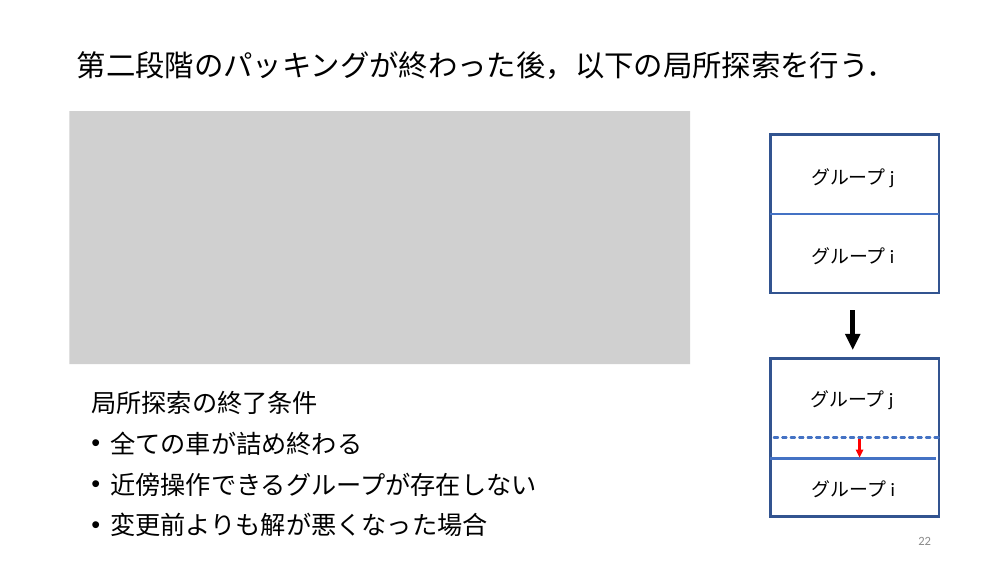
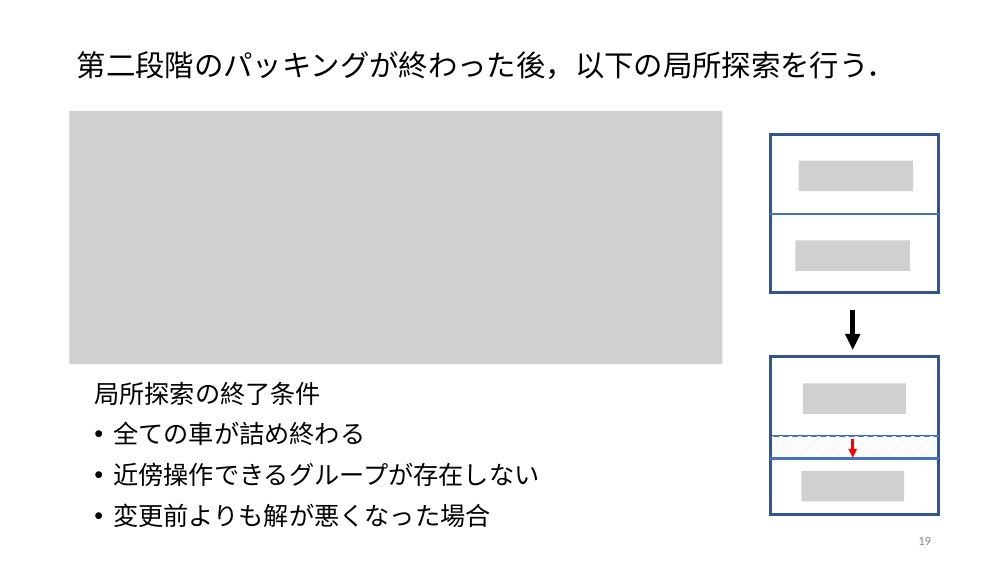
Before and after one commit to r-kurosu/kline, a slide deck: slide 19 of 卒論発表用スライド.pptx (slide 22 before the commit). Drawn at 1008x567 pixels with LibreOffice and Linux fonts; fonts in the diff are those of the drawing; grey boxes stand for pictures. Boxes give left, top, right and bottom in pixels: in the first picture for what was removed or moved away, otherwise in the second. Text is boxed around its words. In the diff, an @@ line names an element or a change of style, - is before the commit and + after.

```diff
--- a/卒論発表用スライド.pptx
+++ b/卒論発表用スライド.pptx
@@ picture: place and size @@
-picture at bbox=[70, 111, 690, 364]
+picture at bbox=[70, 111, 723, 364]
@@ rectangle at bbox=[771, 134, 939, 293]: outline #325491 2 pt to #325491 3 pt @@
@@ picture added at bbox=[799, 161, 913, 191] @@
@@ text removed at bbox=[811, 168, 895, 188] @@
-グループ j
@@ picture added at bbox=[796, 240, 910, 271] @@
@@ text removed at bbox=[811, 247, 894, 265] @@
-グループ i
@@ rectangle at bbox=[771, 357, 939, 515]: outline #325491 2 pt to #325491 3 pt @@
@@ text "局所探索の終了条件": place and size @@
-text "局所探索の終了条件" at bbox=[91, 390, 536, 536]
+text "局所探索の終了条件" at bbox=[94, 381, 539, 527]
@@ picture added at bbox=[803, 383, 907, 414] @@
@@ text removed at bbox=[810, 390, 894, 410] @@
-グループ j
@@ line (939, 436) - (771, 436): stroke #4472C4 2 pt dashed to #4472C4 2.25 pt dashed @@
@@ rectangle added at bbox=[771, 436, 938, 457], fill pattern #DAE3F3 on #FFFFFF, outline #325491 1 pt @@
@@ arrow moved from (860, 439) - (860, 457) to (853, 439) - (853, 457) @@
@@ arrow (853, 439) - (853, 457): stroke #FF0000 2.5 pt to #FF0000 2.75 pt @@
@@ line moved from (936, 458) - (771, 458) to (939, 458) - (771, 458) @@
@@ line (939, 458) - (771, 458): stroke #4472C4 2 pt to #4472C4 2.25 pt @@
@@ picture added at bbox=[802, 471, 904, 501] @@
@@ text removed at bbox=[812, 480, 895, 498] @@
-グループ i
@@ page number at bbox=[918, 537, 931, 545]: text changed @@
-22
+19
```
Also in this commit, not shown: 13 other slides changed, 5 slides added, 8 slides removed, 2 other files.
